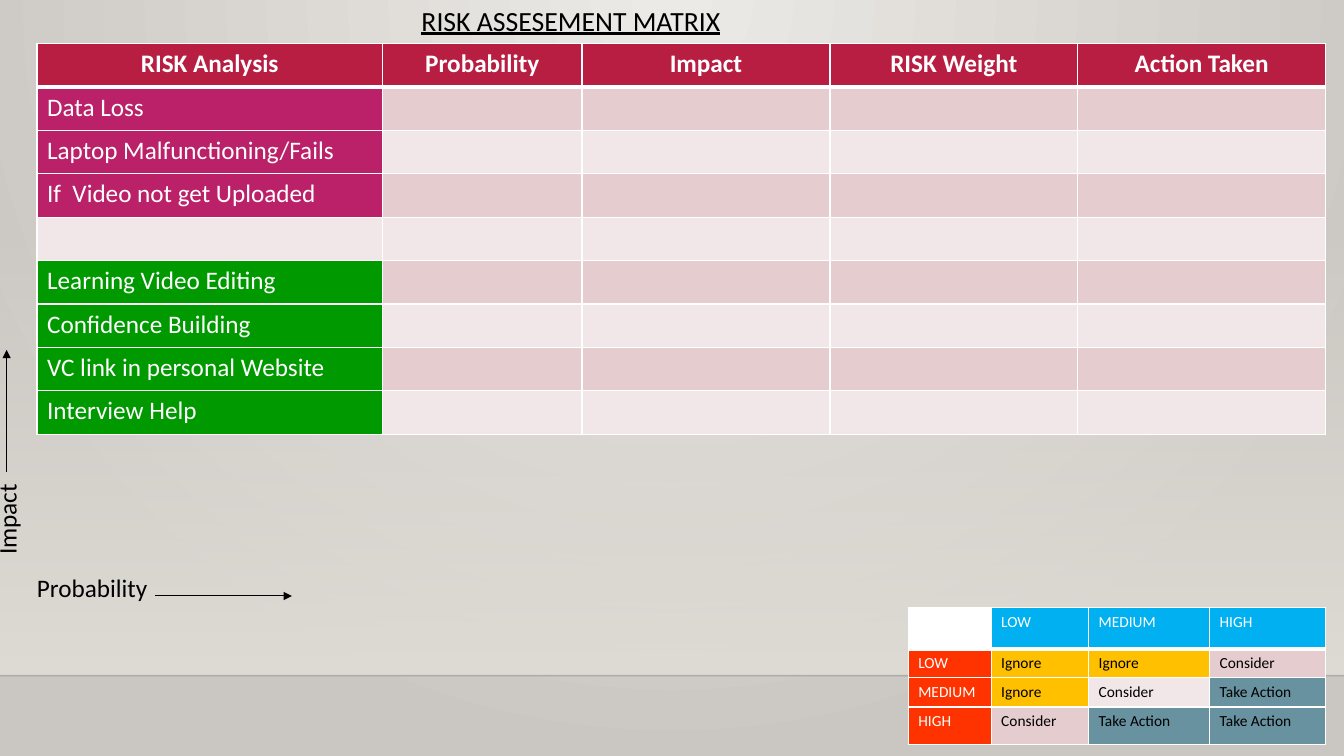
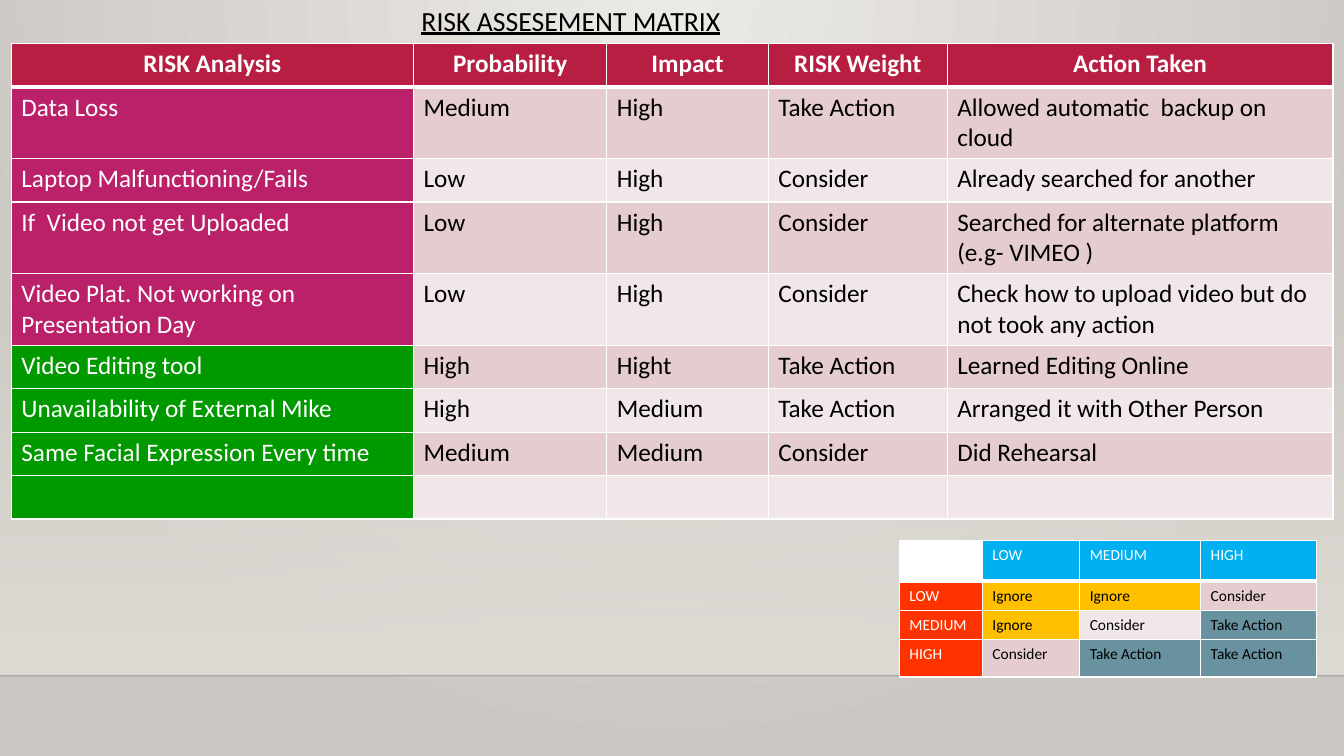
Before and after one commit to sauravanand2612/sauravanand2612.github.io, a slide deck: slide 10 of dcrVC.pptx (slide 7 before the commit). Drawn at 1344x756 pixels with LibreOffice and Linux fonts; fonts in the diff are those of the drawing; background and template pictures are left out. Boxes give left, top, right and bottom in pixels: in the first picture for what was removed or moved away, otherwise in the second. Text is boxed around its words. In the diff, an @@ line names an element or a change of style, - is before the commit and + after.

```diff
--- a/dcrVC.pptx
+++ b/dcrVC.pptx
@@ table at box(11, 43, 1334, 515) @@
-row 2: Data Loss |  |  |  | 
-row 3: Laptop Malfunctioning/Fails |  |  |  | 
-row 4: If Video not get Uploaded |  |  |  | 
+row 2: Data Loss | Medium | High | Take Action | Allowed automatic backup on cloud
+row 3: Laptop Malfunctioning/Fails | Low | High | Consider | Already searched for another
+row 4: If Video not get Uploaded | Low | High | Consider | Searched for alternate platform (e.g- VIMEO )
+row 5: Video Plat. Not working on Presentation Day | Low | High | Consider | Check how to upload video but do not took any action
+row 6: Video Editing tool | High | Hight | Take Action | Learned Editing Online
+row 7: Unavailability of External Mike | High | Medium | Take Action | Arranged it with Other Person
+row 8: Same Facial Expression Every time | Medium | Medium | Consider | Did Rehearsal
-row 6: Learning Video Editing |  |  |  | 
-row 7: Confidence Building |  |  |  | 
-row 8: VC link in personal Website |  |  |  | 
-row 9: Interview Help |  |  |  | 
@@ fill #F3E8E9 to #BA2169 in row 5, column 1 @@
@@ table: place and size @@
-table at box(37, 43, 1327, 435)
+table at box(11, 43, 1334, 515)
@@ arrow removed from (7, 472) to (7, 350) @@
@@ text removed at box(0, 491, 24, 552) @@
-Impact
@@ table: place and size @@
-table at box(908, 608, 1326, 743)
+table at box(899, 540, 1317, 676)
@@ text removed at box(37, 579, 147, 601) @@
-Probability
@@ arrow removed from (155, 596) to (292, 596) @@
```
Also in this commit, not shown: 5 other slides changed, 5 slides added.
